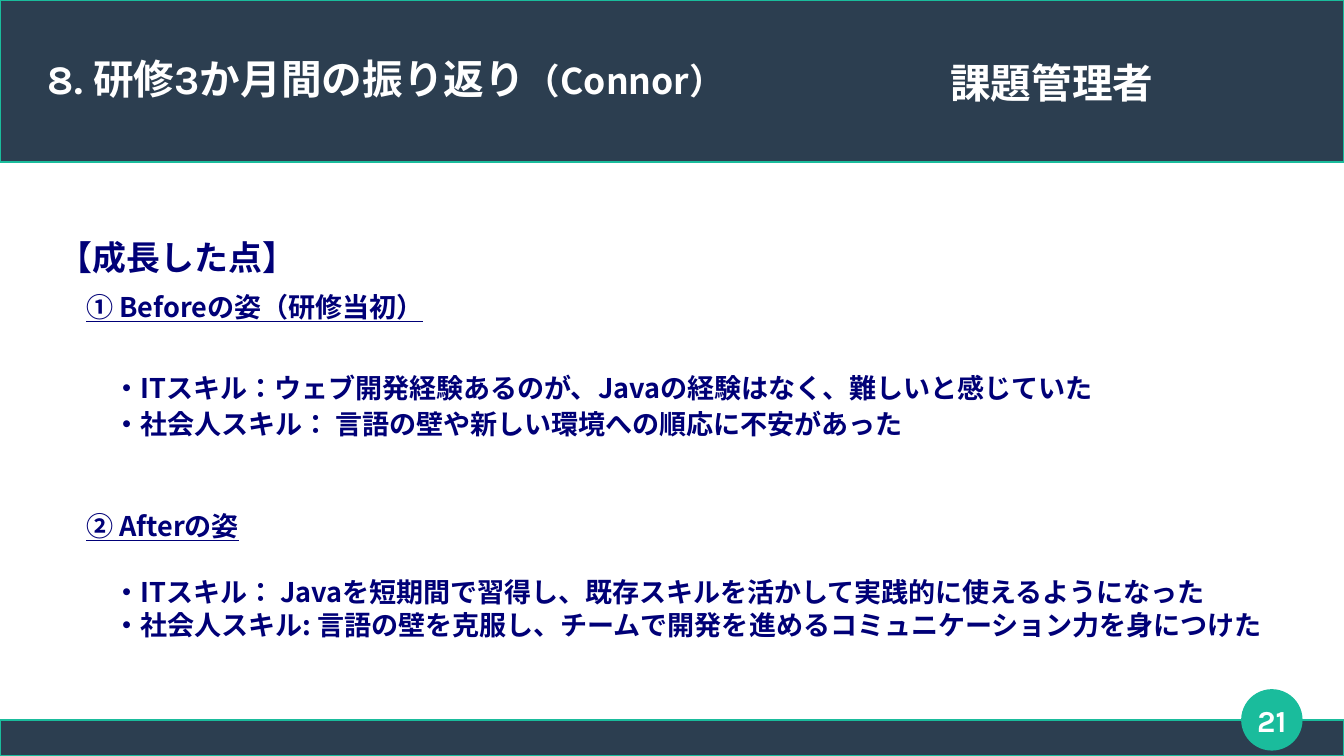
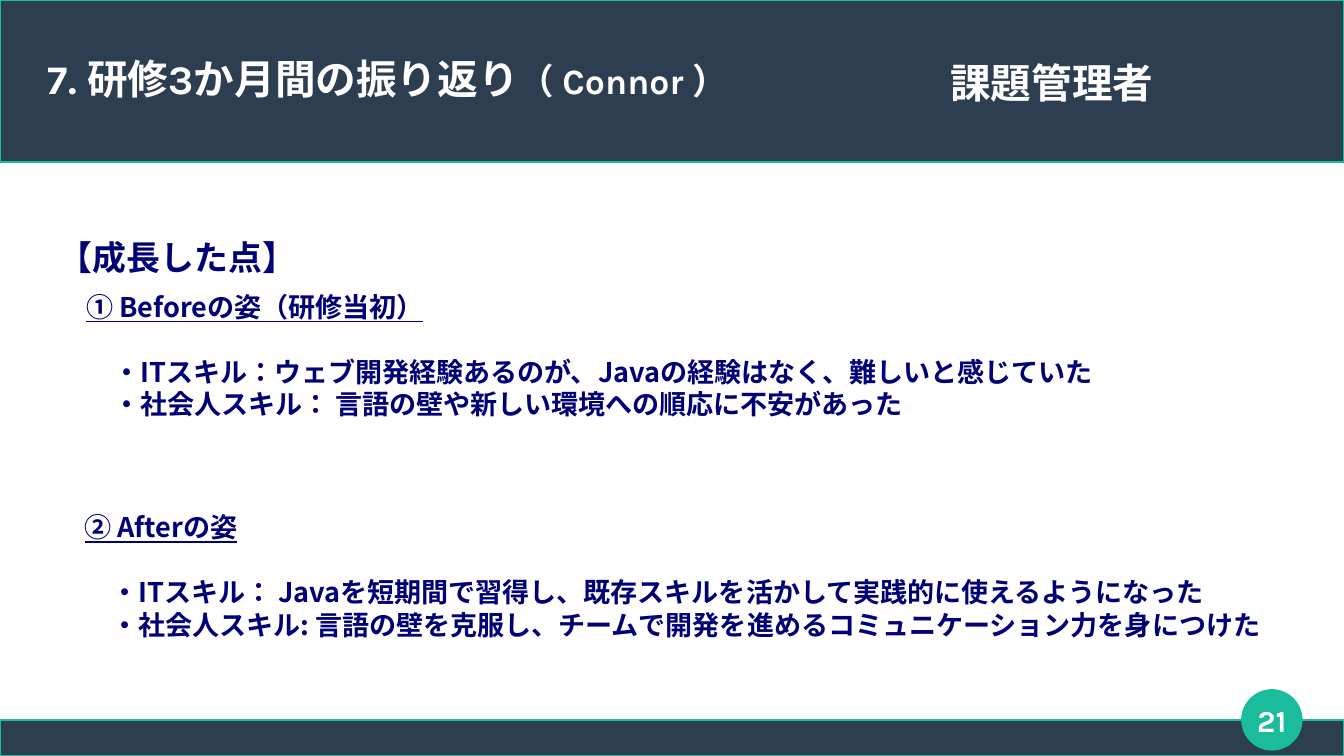
Before and after one commit to connk95/Shared-Shop, a slide deck: slide 21 of TeamUzawa_Sharing_ProjectFile/発表用スライド_チーム鵜澤.odp. Drawn at 1344x756 pixels with LibreOffice and Linux fonts; fonts in the diff are those of the drawing. Boxes give left, top, right and bottom in pixels: in the first picture for what was removed or moved away, otherwise in the second. Text is boxed around its words. In the diff, an @@ line names an element or a change of style, - is before the commit and + after.

```diff
--- a/TeamUzawa_Sharing_ProjectFile/発表用スライド_チーム鵜澤.odp
+++ b/TeamUzawa_Sharing_ProjectFile/発表用スライド_チーム鵜澤.odp
@@ title at (x1=48, y1=59, x2=683, y2=98): text changed @@
-8. 研修3か月間の振り返り（Connor）
+7. 研修3か月間の振り返り（ Connor ）
@@ text "① Beforeの姿（研修当初）" at (x1=86, y1=294, x2=1092, y2=417): less space between paragraphs @@
```
Also in this commit, not shown: 8 other slides changed.
